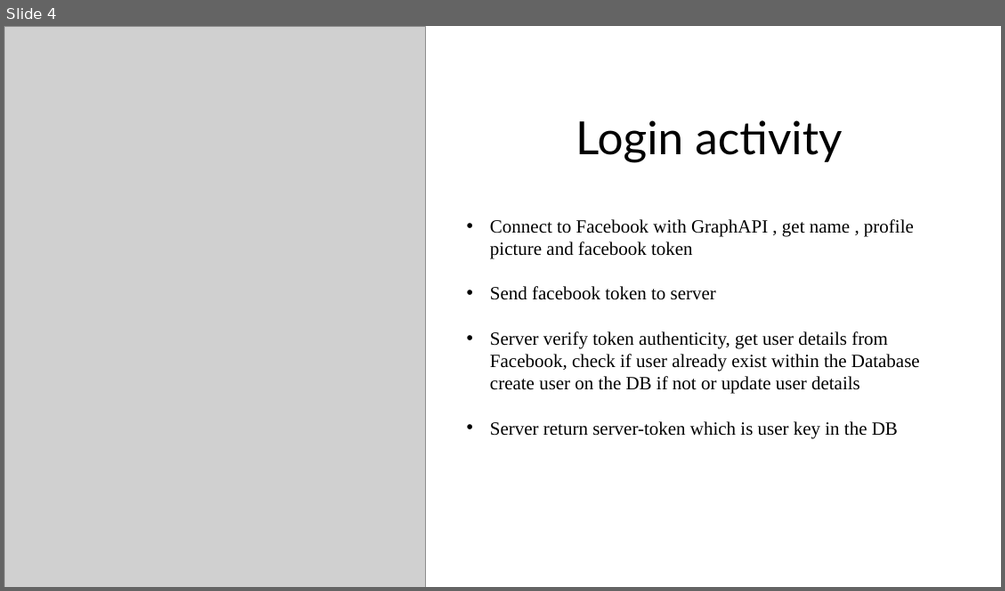
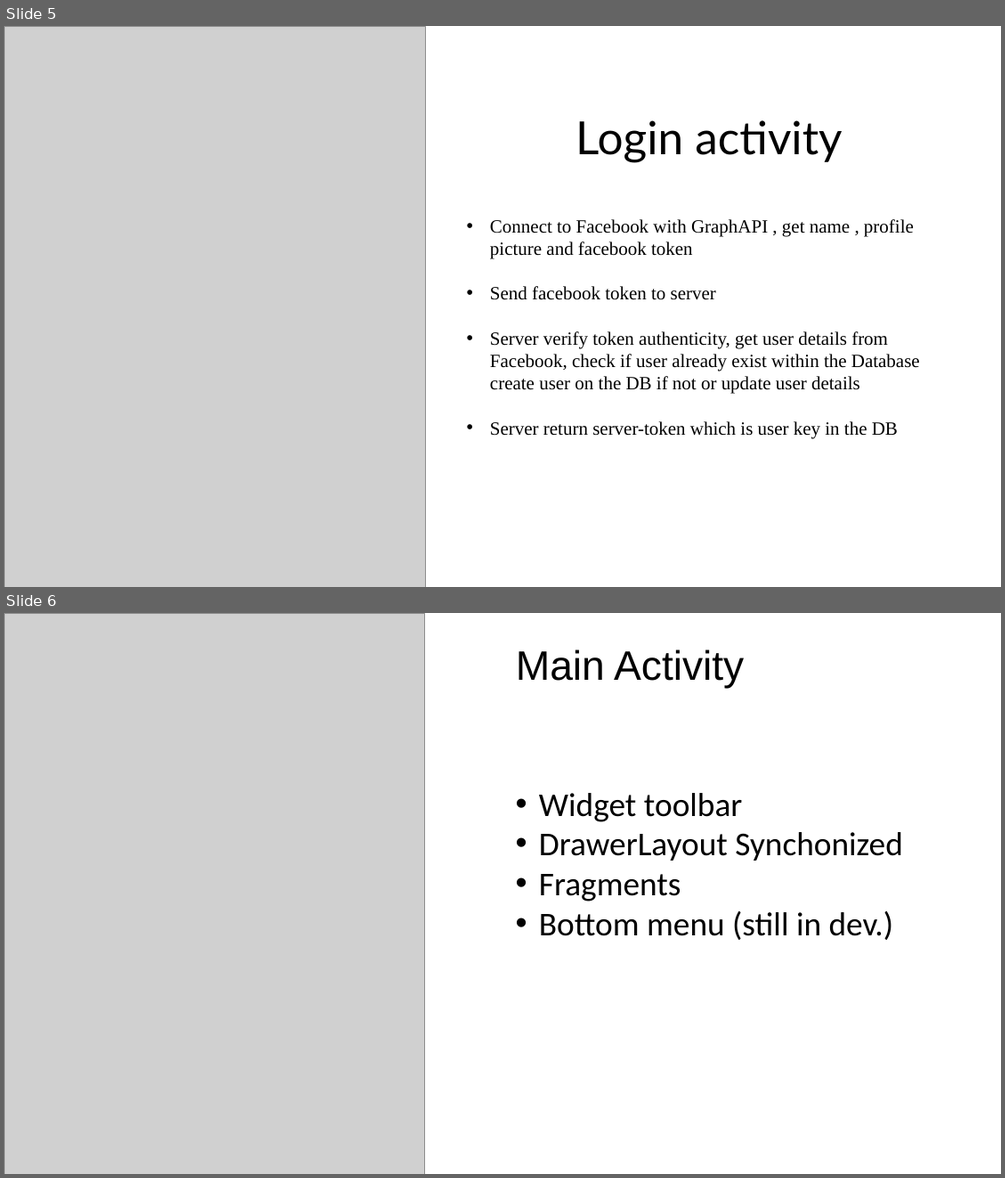
Before and after one commit to yazzaoui/Sociadee, a slide deck: sociadee.pptx. Shown one above the other, each under a label of ours: slide 4 before the commit, slides 5 and 6 after it. The pictures are 1005x591 and 1005x1178 pixels, drawn with LibreOffice and Linux fonts; fonts in the diff are those of the drawing; grey boxes stand for pictures. Boxes give left, top, right and bottom in pixels: in the first picture for what was removed or moved away, otherwise in the second. Text is boxed around its words. In the diff, an @@ line names an element or a change of style, - is before the commit and + after.

```diff
--- a/sociadee.pptx
+++ b/sociadee.pptx
@@ slide 6 added at (4, 613, 1001, 1174), background #FFFFFF @@
@@ picture added at (4, 613, 424, 1174) @@
@@ title added at (516, 649, 744, 688), 39.6 pt, text #000000 @@
+Main Activity
@@ text added at (539, 793, 903, 940), 32 pt, text #000000 @@
+• Widget toolbar
+• DrawerLayout Synchonized
+• Fragments
+• Bottom menu (still in dev.)
@@ what was slide 4 is now slide 5 @@
```
Also in this commit, not shown: 3 slides changed, 4 other slides added, 1 slide removed, 9 other files.
